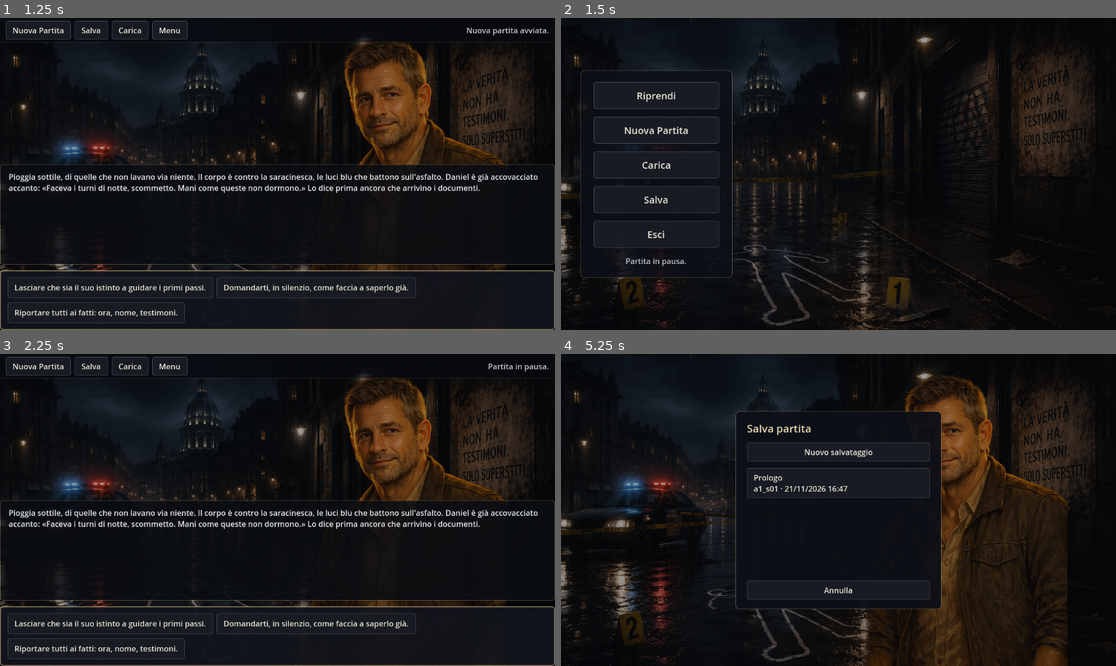
Above: before the commit, frames 1-4 (two rows, left to right).
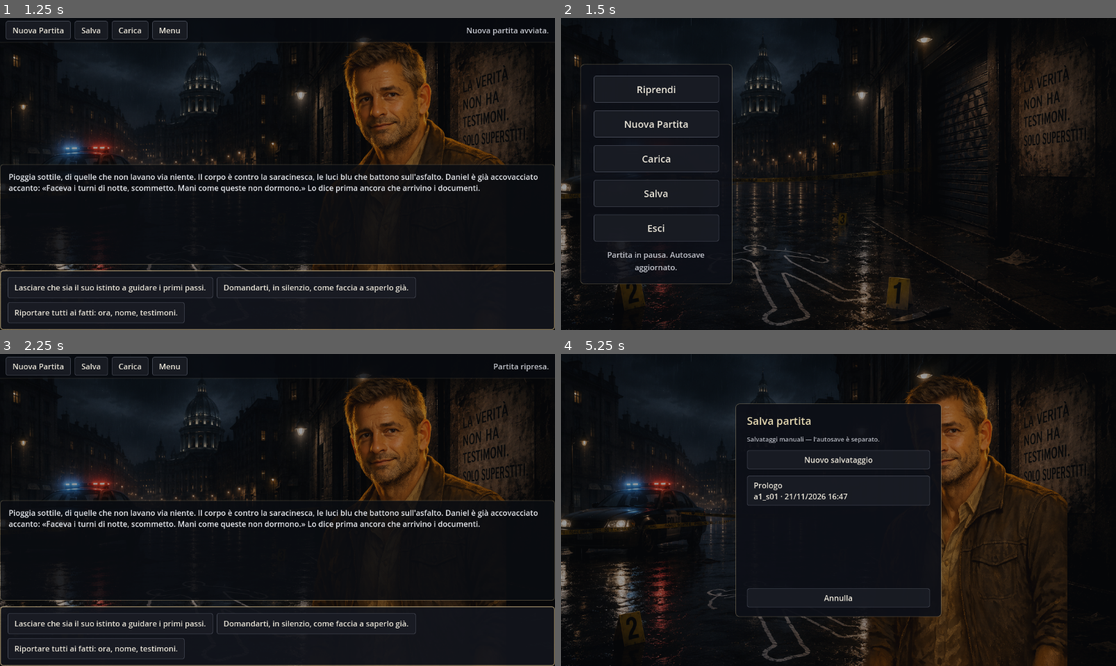
Above: after the commit, the same moments.

Repository: torsifranci2006-ship-it/gioco-test
Game: Godot game, scene res://scenes/main.tscn
The game is run twice, just before and just after one commit, with the same random seed, the same clock (stepped at 60 frames per second) and the same inputs.
Inputs:
- Up to frame 1 (1.25 s): click "Nuova Partita" at 0.5 s
- Up to frame 2 (1.5 s): click "Menu" at 1.25 s
- Up to frame 3 (2.25 s): click "Riprendi" at 2 s
- Up to frame 4 (5.25 s): click "Nuova Partita" at 2.75 s; click "Salva" at 3.5 s; click "Nuovo salvataggio" at 4.25 s; click "Conferma" at 5 s

Frame 1 is identical in both runs. In frame 2, 2.4% of the frame differs, in the area x 3-31%, y 14-86%; in frame 3, 0.1%; in frame 4, 2.5%, in the area x 31-69%, y 15-85%.

Commit message:
Aggiunti autosalvataggio

Diff:
--- a/scenes/main.tscn
+++ b/scenes/main.tscn
@@ -418,6 +418,12 @@
 theme_override_font_sizes/font_size = 22
 text = "Carica partita"
 
+[node name="LoadNote" type="Label" parent="LoadPanel/LoadMargin/LoadVBox"]
+layout_mode = 2
+theme_override_colors/font_color = Color(0.7, 0.71, 0.74, 1)
+theme_override_font_sizes/font_size = 13
+text = "L'autosave non è qui: usa Riprendi nel menu."
+
 [node name="LoadScroll" type="ScrollContainer" parent="LoadPanel/LoadMargin/LoadVBox"]
 custom_minimum_size = Vector2(380, 260)
 layout_mode = 2
@@ -456,6 +462,12 @@
 theme_override_font_sizes/font_size = 22
 text = "Salva partita"
 
+[node name="SaveNote" type="Label" parent="SavePanel/SaveMargin/SaveVBox"]
+layout_mode = 2
+theme_override_colors/font_color = Color(0.7, 0.71, 0.74, 1)
+theme_override_font_sizes/font_size = 13
+text = "Salvataggi manuali — l'autosave è separato."
+
 [node name="SaveNewButton" type="Button" parent="SavePanel/SaveMargin/SaveVBox"]
 layout_mode = 2
 text = "Nuovo salvataggio"
--- a/src/autoload/game.gd
+++ b/src/autoload/game.gd
@@ -7,15 +7,36 @@
 
 const SAVE_PATH := "user://savegame.json"   ## legacy slot singolo (non più usato dalla UI)
 const SAVE_DIR := "user://saves/"           ## directory degli slot multipli
+const AUTOSAVE_PATH := "user://autosave.json"  ## unico autosave, separato dagli slot manuali
 
 var engine: StoryEngine
 var ready_ok: bool = false        ## true se il setup del motore è riuscito
+var _autosave_done_on_exit: bool = false  ## evita doppi autosave alla chiusura
 
 func _ready() -> void:
 	engine = StoryEngine.new()
 	ready_ok = engine.setup()
 	if not ready_ok:
 		push_error("Game: inizializzazione del motore fallita — " + engine.last_error)
+	# Gestiamo noi la chiusura, così possiamo autosalvare prima di uscire.
+	get_tree().set_auto_accept_quit(false)
+
+## Chiusura finestra / richiesta di quit dal sistema: autosalva e poi esce.
+func _notification(what: int) -> void:
+	if what == NOTIFICATION_WM_CLOSE_REQUEST:
+		_autosave_on_exit()
+		get_tree().quit()
+
+## Rete di sicurezza per percorsi di chiusura che non passano da WM_CLOSE_REQUEST.
+func _exit_tree() -> void:
+	_autosave_on_exit()
+
+## Esegue l'autosave una sola volta per chiusura (flag anti-doppione).
+func _autosave_on_exit() -> void:
+	if _autosave_done_on_exit:
+		return
+	_autosave_done_on_exit = true
+	autosave()
 
 # --- Controllo partita ---
 
@@ -93,6 +114,30 @@
 		return false
 	return engine.load_game(_slot_path(slot))
 
+# --- Autosave (unico file dedicato, separato dagli slot manuali) ---
+
+## Salva la partita corrente sull'autosave. Ritorna false se non c'è partita in corso
+## (state == null) o motore non pronto: in tal caso nessun file viene creato.
+func autosave() -> bool:
+	if not ready_ok:
+		return false
+	return engine.save_game(AUTOSAVE_PATH)
+
+## True se esiste un autosave su disco (usato per abilitare "Riprendi").
+func has_autosave() -> bool:
+	return FileAccess.file_exists(AUTOSAVE_PATH)
+
+## Carica l'autosave (emette scene_changed tramite il motore). False se assente/non valido.
+func load_autosave() -> bool:
+	if not ready_ok:
+		return false
+	return engine.load_game(AUTOSAVE_PATH)
+
+## "Esci" confermato: autosalva (una sola volta) e chiude l'applicazione.
+func quit_with_autosave() -> void:
+	_autosave_on_exit()
+	get_tree().quit()
+
 ## Titolo leggibile di una scena dato il suo id (pass-through al motore). "" se sconosciuto.
 func scene_title(scene_id: String) -> String:
 	return engine.scene_title(scene_id) if ready_ok else ""
--- a/src/ui/main.gd
+++ b/src/ui/main.gd
@@ -100,6 +100,7 @@
 		_load_button.disabled = true
 		_start_new_game_button.disabled = true
 		_start_load_button.disabled = true
+		_start_resume_button.disabled = true
 		# _start_save_button resta disabilitato (nessuna partita da salvare)
 		_show_status("Errore di inizializzazione: " + Game.last_error())
 	else:
@@ -242,6 +243,8 @@
 	_bottom_area.visible = false
 	_character.visible = false
 	_start_menu.visible = true
+	# "Riprendi" dipende esclusivamente dall'esistenza dell'autosave su disco.
+	_start_resume_button.disabled = not Game.has_autosave()
 
 ## Stato GIOCO: UI di gioco visibile, menu/overlay nascosti. Abilita Riprendi e Salva
 ## (da qui una partita esiste in memoria). Il ritratto è gestito da _apply_visual.
@@ -254,30 +257,34 @@
 	_start_menu.visible = false
 	_top_bar.visible = true
 	_bottom_area.visible = true
-	_start_resume_button.disabled = false
 	_start_save_button.disabled = false
 
 ## "Menu" (in gioco): torna alla schermata iniziale senza toccare lo stato del motore.
 func _on_menu() -> void:
+	Game.autosave()   # così "Riprendi" punta sempre all'ultimo stato giocato
 	_enter_menu()
-	_show_status("Partita in pausa.")
-
-## "Riprendi" (menu): torna alla partita corrente senza ricaricare né resettare.
+	_show_status("Partita in pausa. Autosave aggiornato.")
+
+## "Riprendi" (menu): carica l'autosave da disco ed entra direttamente in gioco.
+## Non apre il menu Carica e non mostra liste.
 func _on_resume() -> void:
-	if Game.current_scene() == null:
-		return
-	_enter_game()
-	_apply_visual(Game.current_scene())
-	_render_current()
+	if not Game.has_autosave():
+		return
+	if Game.load_autosave():
+		# load_autosave emette scene_changed -> _on_scene_changed -> _enter_game
+		_show_status("Partita ripresa.")
+	else:
+		_show_status("Autosave non valido.")
+		_start_resume_button.disabled = true
 
 ## "Esci" (menu): mostra la conferma centrale, non chiude subito.
 func _on_exit() -> void:
 	_start_menu.visible = false
 	_exit_confirm.visible = true
 
-## "Conferma" (dialog uscita): chiude l'applicazione.
+## "Conferma" (dialog uscita): autosalva e chiude l'applicazione.
 func _on_exit_confirm() -> void:
-	get_tree().quit()
+	Game.quit_with_autosave()
 
 ## "Annulla" (dialog uscita): chiude la conferma e torna al menu iniziale.
 func _on_exit_cancel() -> void:
Not shown, changed: docs/ui.md
